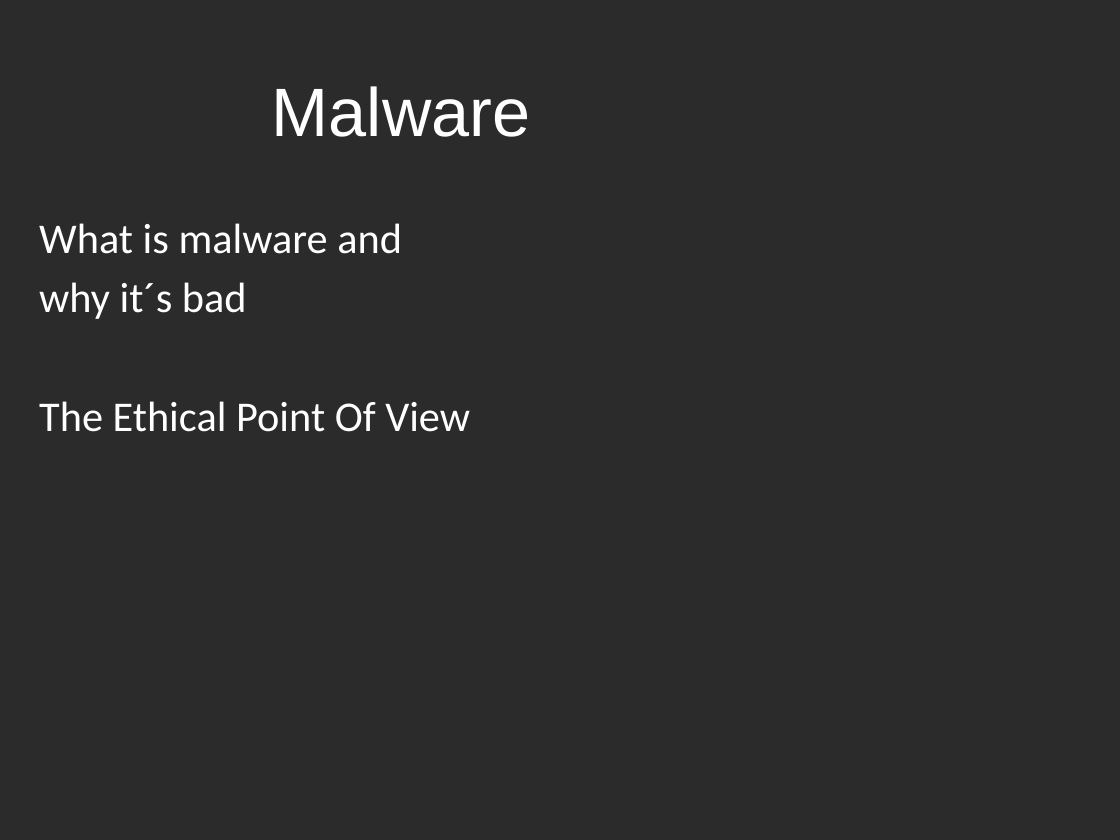
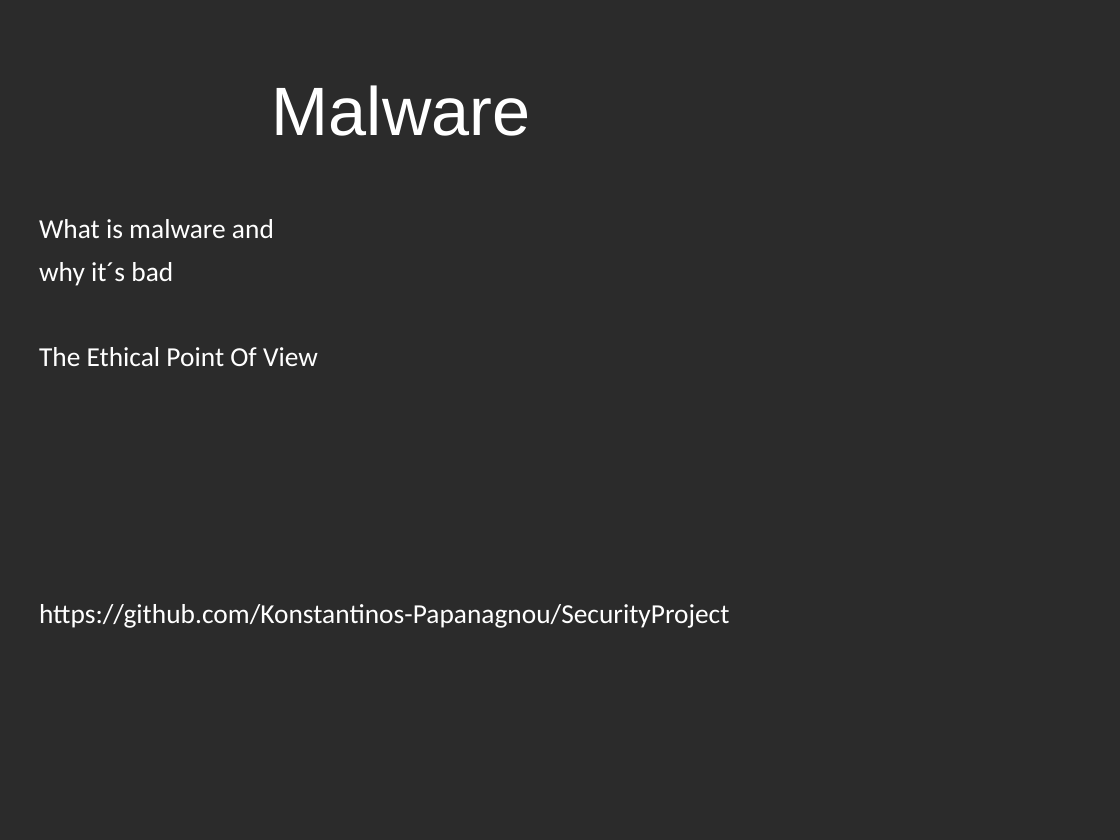
Before and after one commit to Konstantinos-Papanagnou/SecurityProject, a slide deck: slide 1 of Malware.pptx. Drawn at 1120x840 pixels with LibreOffice and Linux fonts; fonts in the diff are those of the drawing; background and template pictures are left out; a plain dark background stands for a picture behind light text. Boxes give left, top, right and bottom in pixels: in the first picture for what was removed or moved away, otherwise in the second. Text is boxed around its words. In the diff, an @@ line names an element or a change of style, - is before the commit and + after.

Commit message:
Update powerpoint

```diff
--- a/Malware.pptx
+++ b/Malware.pptx
@@ text at (39, 219, 318, 366): size 27.2 to 17.6 pt in "What is malware and", "why it´s bad", "The Ethical Point Of View" @@
@@ text at (39, 604, 729, 628): paragraph added @@
+https://github.com/Konstantinos-Papanagnou/SecurityProject
```
Also in this commit, not shown: 21 other slides changed.
